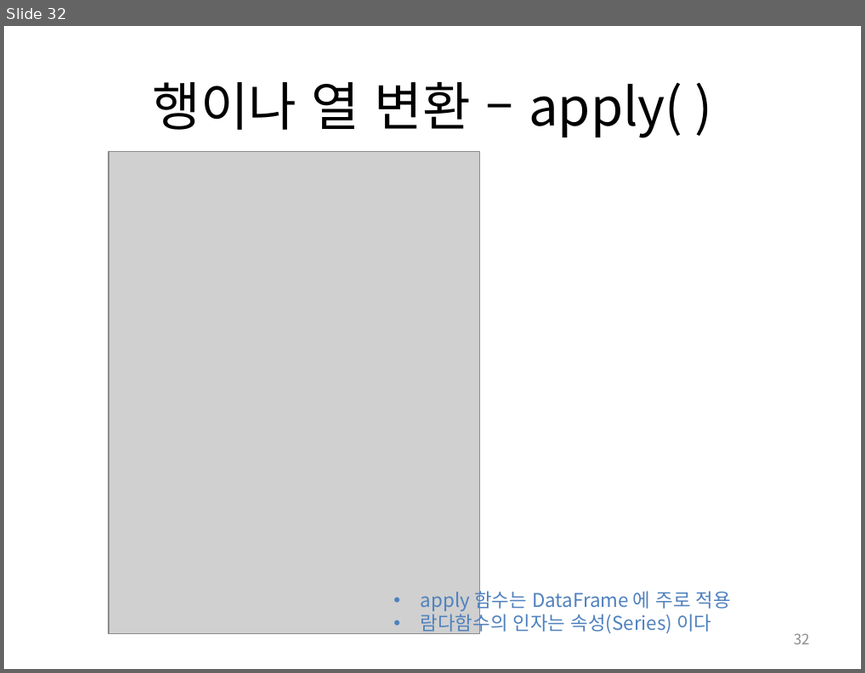
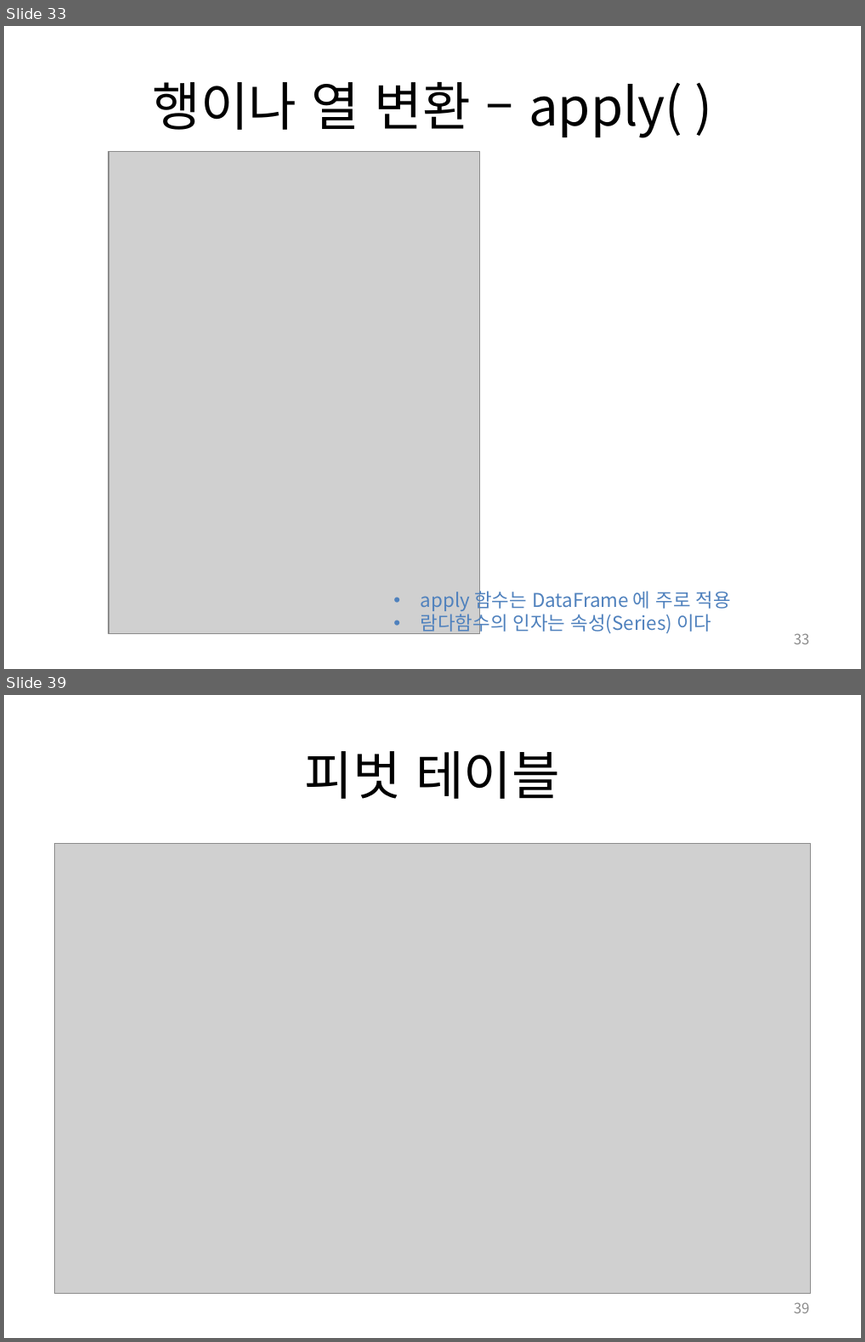
Before and after one commit to Heegu-han/AI, a slide deck: ppt/2_PANDAS.pptx. Shown one above the other, each under a label of ours: slide 32 before the commit, slides 33 and 39 after it; the slides between them are not shown. The pictures are 865x673 and 865x1342 pixels, drawn with LibreOffice and Linux fonts; fonts in the diff are those of the drawing; grey boxes stand for pictures. Boxes give left, top, right and bottom in pixels: in the first picture for what was removed or moved away, otherwise in the second. Text is boxed around its words. In the diff, an @@ line names an element or a change of style, - is before the commit and + after.

```diff
--- a/ppt/2_PANDAS.pptx
+++ b/ppt/2_PANDAS.pptx
@@ slide 39 added at bbox=[4, 695, 861, 1338], background #FFFFFF @@
@@ title added at bbox=[305, 751, 560, 799], 44 pt, text #000000 @@
+피벗 테이블
@@ picture added at bbox=[54, 843, 811, 1293] @@
@@ page number added at bbox=[794, 1302, 810, 1313], 12 pt, text #8C8C8C @@
+39
@@ what was slide 32 is now slide 33 @@
@@ page number at bbox=[794, 633, 810, 644]: text changed @@
-32
+33
```
Also in this commit, not shown: 2 slides changed, 8 other slides added, 1 other file.
